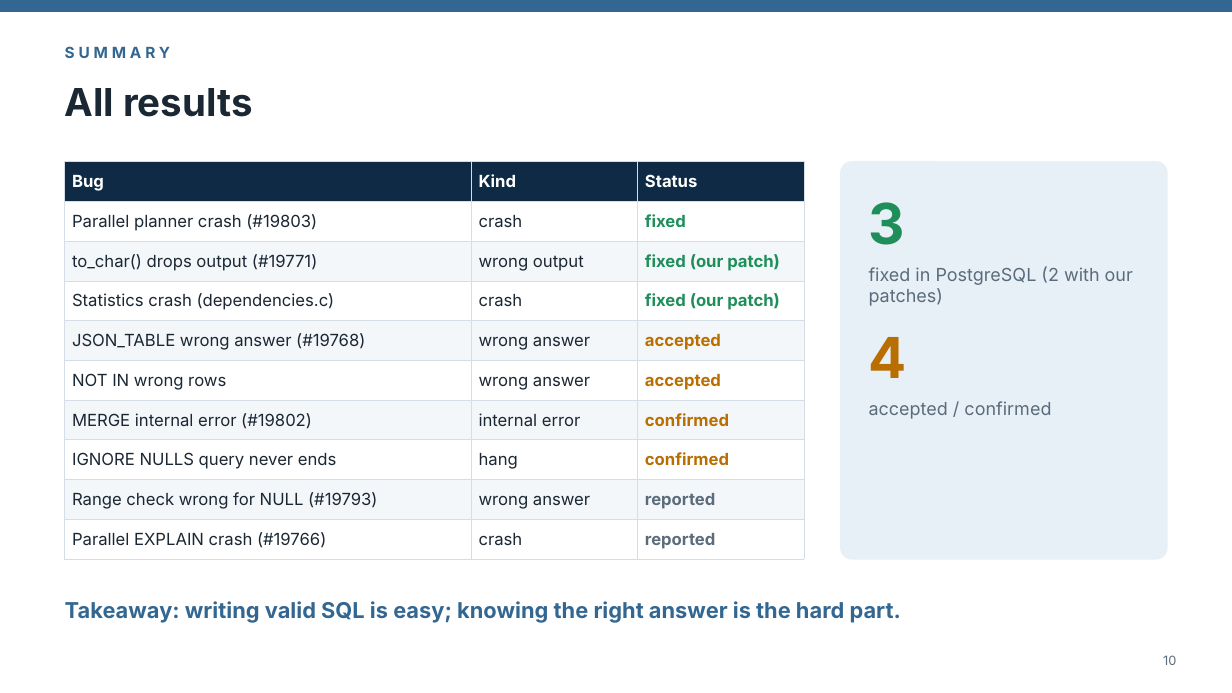
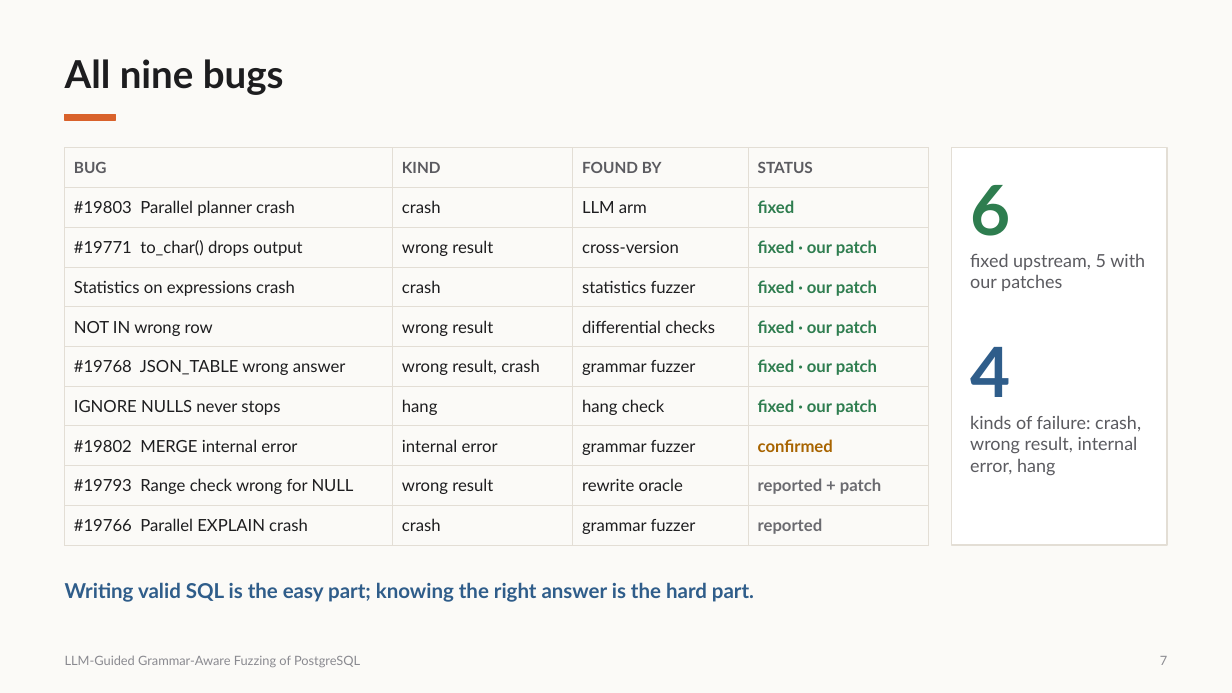
Before and after one commit to v28k/cs5187-term-project, a slide deck: slide 7 of docs/class_talk/talk.pptx (slide 10 before the commit). Drawn at 1232x693 pixels with LibreOffice and Linux fonts; fonts in the diff are those of the drawing. Boxes give left, top, right and bottom in pixels: in the first picture for what was removed or moved away, otherwise in the second. Text is boxed around its words. In the diff, an @@ line names an element or a change of style, - is before the commit and + after.

```diff
--- a/docs/class_talk/talk.pptx
+++ b/docs/class_talk/talk.pptx
@@ background #FFFFFF to #FBFAF7 @@
@@ rectangle removed at <box>0,0,1232,11</box> @@
@@ text at <box>65,59,284,95</box>: text changed; font Inter to Lato; text colour #1B2733 to #1D1D1F @@
-All results
+All nine bugs
@@ text removed at <box>65,46,170,58</box> @@
-SUMMARY
@@ rectangle added at <box>65,115,116,120</box>, fill #D9622B, outline #D9622B 1 pt @@
@@ table at <box>65,148,929,538</box> @@
-column 1: Bug | Parallel planner crash (#19803) | to_char() drops output (#19771) | Statistics crash (dependencies.c) | JSON_TABLE wrong answer (#19768) | NOT IN wrong rows | MERGE internal error (#19802) | IGNORE NULLS query never ends | Range check wrong for NULL (#19793) | Parallel EXPLAIN crash (#19766)
-column 2: Kind | crash | wrong output | crash | wrong answer | wrong answer | internal error | hang | wrong answer | crash
-column 3: Status | fixed | fixed (our patch) | fixed (our patch) | accepted | accepted | confirmed | confirmed | reported | reported
+column 1: BUG | #19803 Parallel planner crash | #19771 to_char() drops output | Statistics on expressions crash | NOT IN wrong row | #19768 JSON_TABLE wrong answer | IGNORE NULLS never stops | #19802 MERGE internal error | #19793 Range check wrong for NULL | #19766 Parallel EXPLAIN crash
+column 2: KIND | crash | wrong result | crash | wrong result | wrong result, crash | hang | internal error | wrong result | crash
+column 3: FOUND BY | LLM arm | cross-version | statistics fuzzer | differential checks | grammar fuzzer | hang check | grammar fuzzer | rewrite oracle | grammar fuzzer
+column 4: STATUS | fixed | fixed · our patch | fixed · our patch | fixed · our patch | fixed · our patch | fixed · our patch | confirmed | reported + patch | reported
@@ table: place and size @@
-table at <box>65,162,804,553</box>
+table at <box>65,148,929,538</box>
@@ rectangle added at <box>952,148,1167,545</box>, fill #FFFFFF, outline #E3DED5 1 pt @@
@@ rounded rectangle removed at <box>841,162,1167,559</box> @@
@@ text removed at <box>869,202,905,245</box> @@
-3
@@ text added at <box>970,185,1010,236</box>, 54 pt, text #2E7D4F, bold @@
+6
@@ text at <box>970,254,1145,291</box>: text changed; font Inter to Lato; text colour #5A6B7B to #5B5B60 @@
-fixed in PostgreSQL (2 with our patches)
+fixed upstream, 5 with our patches
@@ text "4": place and size @@
-text "4" at <box>869,337,907,378</box>
+text "4" at <box>970,347,1010,397</box>
@@ text "4" at <box>970,347,1010,397</box>: size 44 to 54 pt, font Inter to Lato, text colour #B86E00 to #2F5D8A; vertical alignment middle to top @@
@@ text removed at <box>869,401,1051,419</box> @@
-accepted / confirmed
@@ text added at <box>970,416,1141,476</box>, 14 pt, text #5B5B60 @@
+kinds of failure: crash, wrong result, internal error, hang
@@ text at <box>65,582,754,602</box>: text changed; size 17 to 16 pt; font Inter to Lato; text colour #336791 to #2F5D8A @@
-Takeaway: writing valid SQL is easy; knowing the right answer is the hard part.
+Writing valid SQL is the easy part; knowing the right answer is the hard part.
@@ text "Writing valid SQL is the ..." at <box>65,582,754,602</box>: vertical alignment middle to top @@
@@ text added at <box>65,655,360,667</box>, 10 pt, text #8A8A90 @@
+LLM-Guided Grammar-Aware Fuzzing of PostgreSQL
@@ text added at <box>1160,656,1167,665</box>, 10 pt, text #8A8A90 @@
+7
@@ text removed at <box>1163,655,1176,665</box> @@
-10
```
Also in this commit, not shown: 2 other slides changed, 5 slides added, 8 slides removed, 5 other files.
